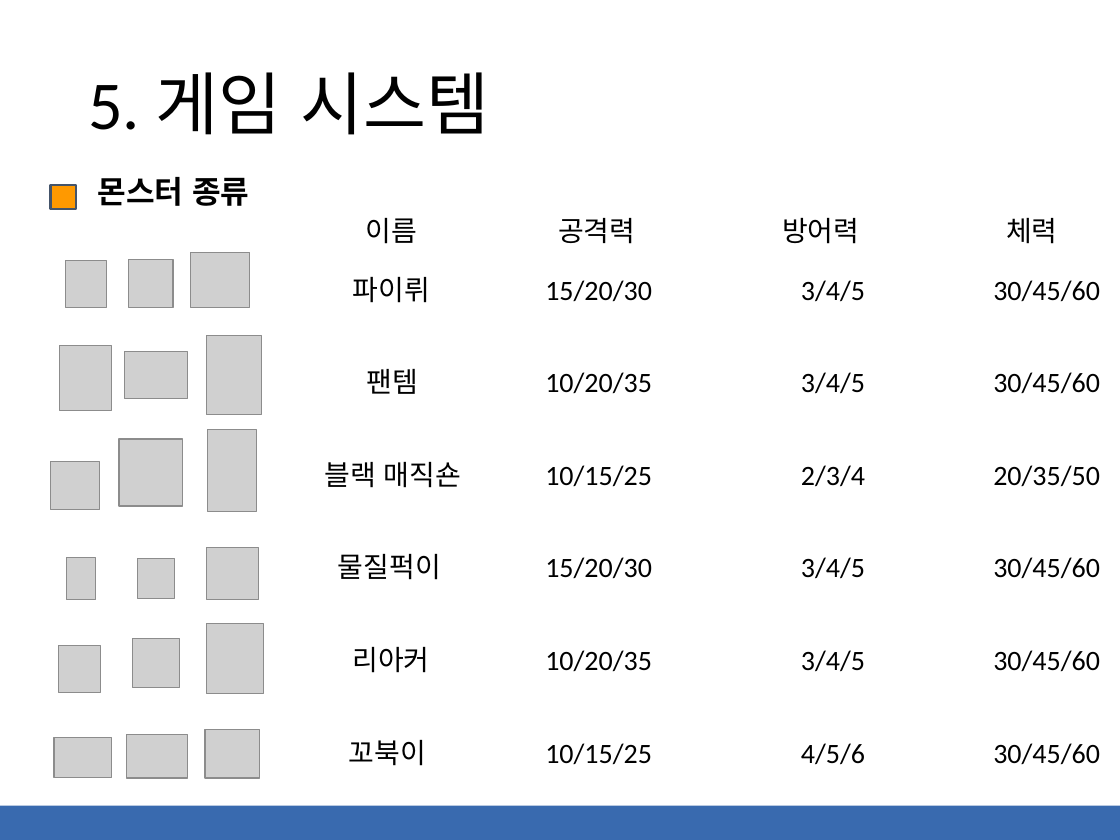
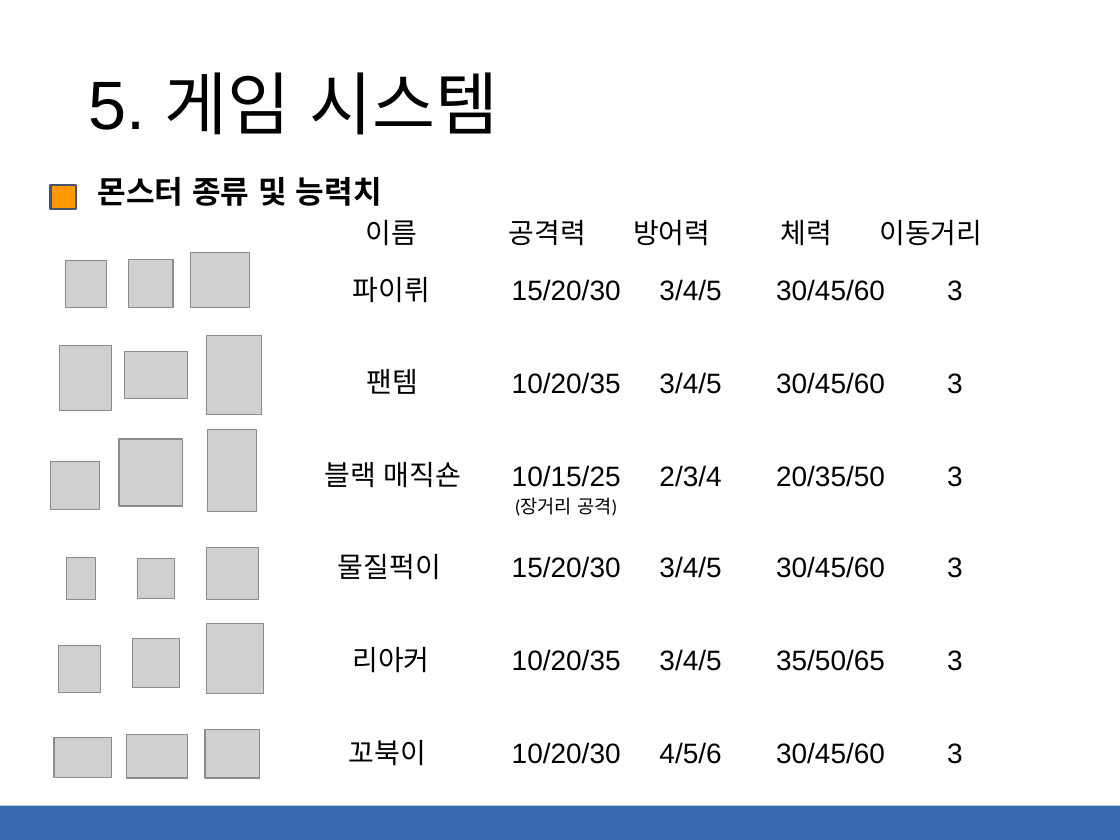
Before and after one commit to kimsibaek/cocos2d-x-work, a slide deck: slide 13 of 0000.Project/게임기획서-스피리추얼 소울2(Spiritual Soul 2).pptx (slide 14 before the commit). Drawn at 1120x840 pixels with LibreOffice and Linux fonts; fonts in the diff are those of the drawing; grey boxes stand for pictures. Boxes give left, top, right and bottom in pixels: in the first picture for what was removed or moved away, otherwise in the second. Text is boxed around its words. In the diff, an @@ line names an element or a change of style, - is before the commit and + after.

```diff
--- a/0000.Project/게임기획서-스피리추얼 소울2(Spiritual Soul 2).pptx
+++ b/0000.Project/게임기획서-스피리추얼 소울2(Spiritual Soul 2).pptx
@@ title "5. 게임 시스템" at <box>88,72,498,135</box>: font Calibri to Arial @@
@@ text at <box>98,177,382,206</box>: text changed; font Calibri to Arial @@
-몬스터 종류
+몬스터 종류 및 능력치
@@ text at <box>365,220,982,246</box>: text changed; font Calibri to Arial @@
-이름 공격력 방어력 체력
+이름 공격력 방어력 체력 이동거리
@@ text at <box>512,279,963,301</box>: text changed; font Calibri to Arial @@
-15/20/30 3/4/5 30/45/60
+15/20/30 3/4/5 30/45/60 3
@@ text at <box>512,372,963,394</box>: text changed; font Calibri to Arial @@
-10/20/35 3/4/5 30/45/60
+10/20/35 3/4/5 30/45/60 3
@@ text at <box>512,465,963,487</box>: text changed; font Calibri to Arial @@
-10/15/25 2/3/4 20/35/50
+10/15/25 2/3/4 20/35/50 3
@@ text added at <box>515,497,617,516</box>, 12 pt, text #000000 @@
+(장거리 공격)
@@ text at <box>512,556,963,578</box>: text changed; font Calibri to Arial @@
-15/20/30 3/4/5 30/45/60
+15/20/30 3/4/5 30/45/60 3
@@ text at <box>512,649,963,671</box>: text changed; font Calibri to Arial @@
-10/20/35 3/4/5 30/45/60
+10/20/35 3/4/5 35/50/65 3
@@ text at <box>512,742,963,764</box>: text changed; font Calibri to Arial @@
-10/15/25 4/5/6 30/45/60
+10/20/30 4/5/6 30/45/60 3
```
Also in this commit, not shown: 16 other slides changed, 6 slides added, 2 slides removed.
